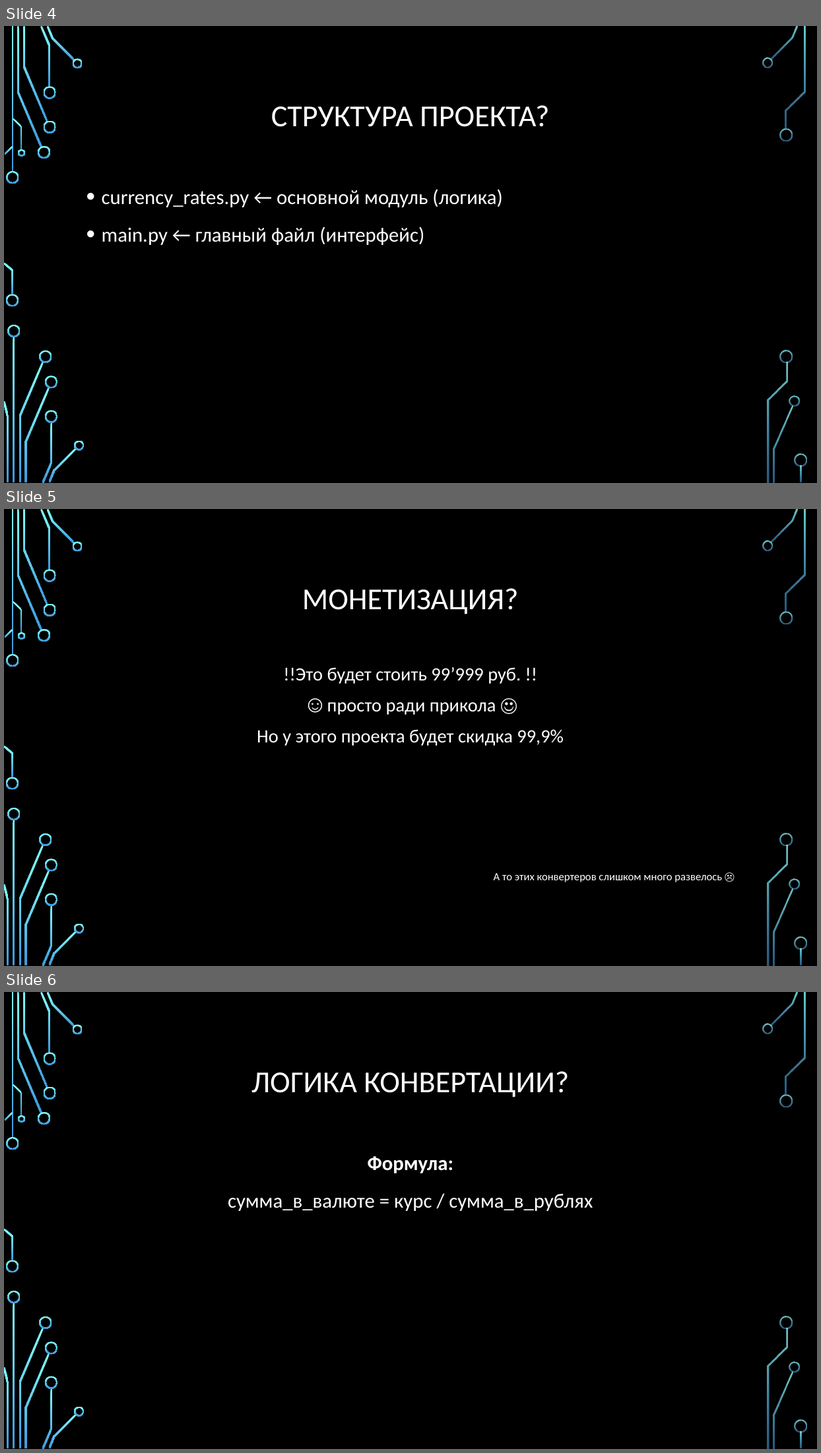
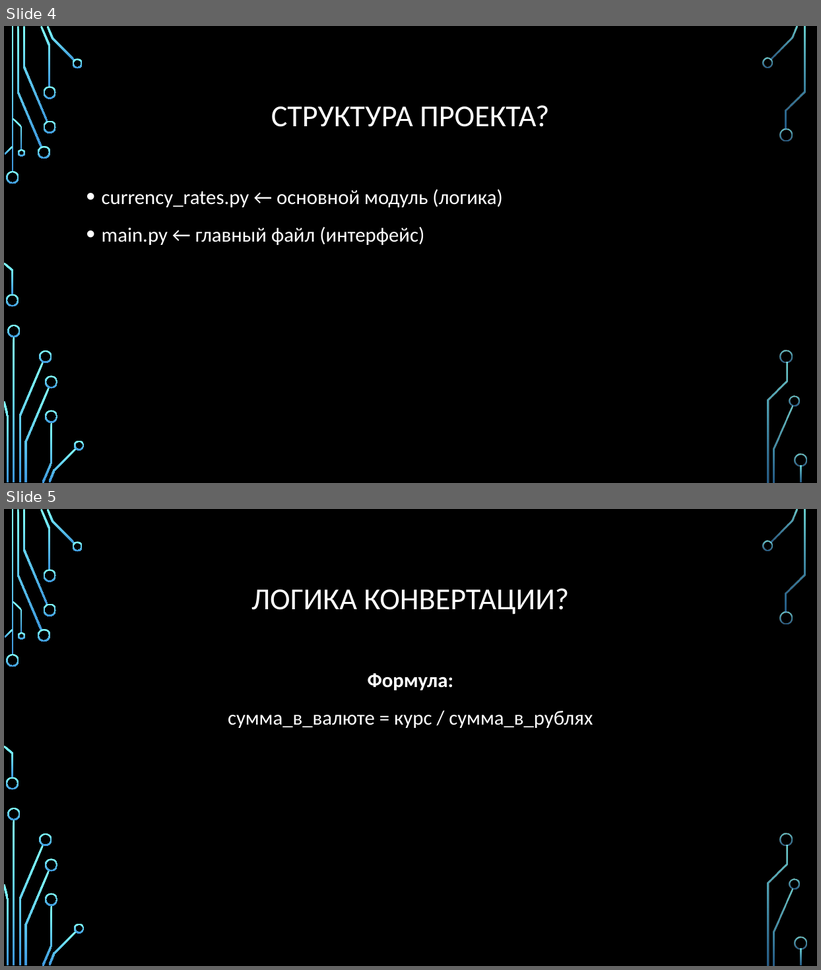
Before and after one commit to BlackPaganYT/Currency_Rates, a slide deck: Конвентатор валют.pptx. Shown one above the other, each under a label of ours: slides 4, 5 and 6 before the commit, slides 4 and 5 after it. The pictures are 821x1453 and 821x970 pixels, drawn with LibreOffice and Linux fonts; fonts in the diff are those of the drawing; background and template pictures are left out. Boxes give left, top, right and bottom in pixels: in the first picture for what was removed or moved away, otherwise in the second. Text is boxed around its words. In the diff, an @@ line names an element or a change of style, - is before the commit and + after.

```diff
--- a/Конвентатор валют.pptx
+++ b/Конвентатор валют.pptx
@@ slide 5 removed at bbox=[4, 509, 817, 966], background picture (left out); not listed: 36 template elements that a slide beside it also shows @@
@@ title removed at bbox=[302, 588, 519, 615] @@
-МОНЕТИЗАЦИЯ?
@@ text removed at bbox=[257, 667, 722, 883] @@
-!!Это будет стоить 99’999 руб. !!
-☺ просто ради прикола ☺
-Но у этого проекта будет скидка 99,9%
-А то этих конвертеров слишком много развелось ☹
@@ what was slide 6 is now slide 5 @@
```
Also in this commit, not shown: 2 slides changed, 2 slides added, 3 other slides removed.
